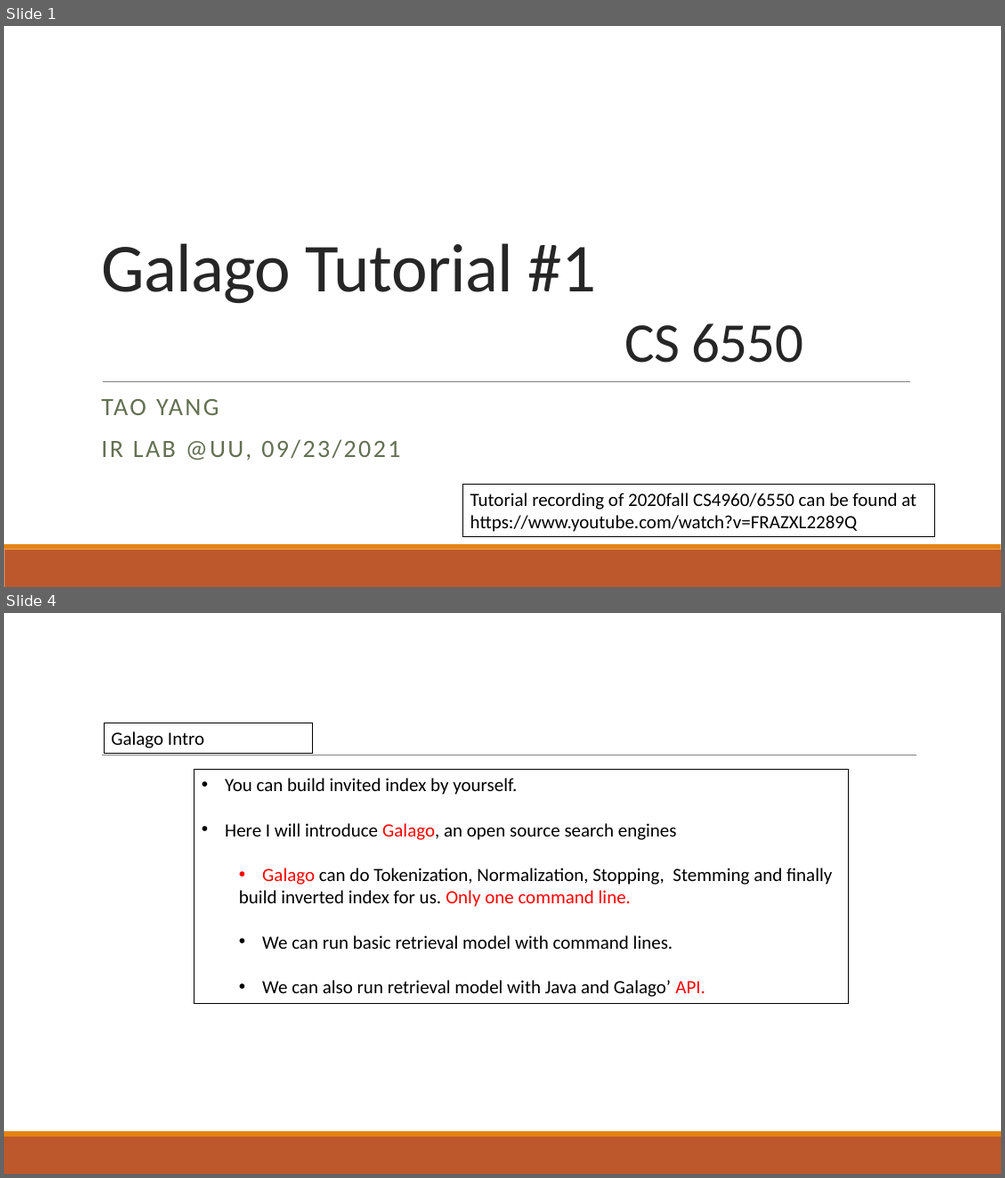
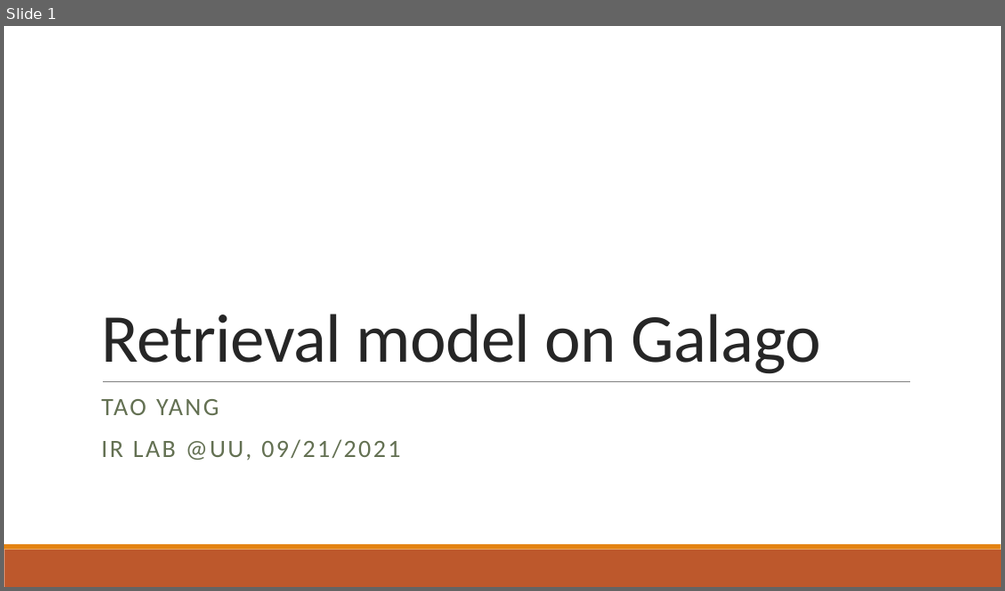
Before and after one commit to Taosheng-ty/CS_6550_galago_tutorial, a slide deck: tutorial_2.pptx. Shown one above the other, each under a label of ours: slides 1 and 4 before the commit, slide 1 after it; the slides between them are not shown. The pictures are 1005x1178 and 1005x591 pixels, drawn with LibreOffice and Linux fonts; fonts in the diff are those of the drawing. Boxes give left, top, right and bottom in pixels: in the first picture for what was removed or moved away, otherwise in the second. Text is boxed around its words. In the diff, an @@ line names an element or a change of style, - is before the commit and + after.

Commit message:
update tutorial_2

```diff
--- a/tutorial_2.pptx
+++ b/tutorial_2.pptx
@@ slide 4 removed at box(4, 613, 1001, 1174), background #FFFFFF; not listed: 2 template elements that a slide beside it also shows @@
@@ rectangle removed at box(104, 723, 312, 753) @@
-Galago Intro
@@ line removed from (102, 755) to (917, 755) @@
@@ rectangle removed at box(194, 770, 849, 1004) @@
-• You can build invited index by yourself.
-• Here I will introduce Galago, an open source search engines
-  • Galago can do Tokenization, Normalization, Stopping, Stemming and finally
-  build inverted index for us. Only one command line.
-  • We can run basic retrieval model with command lines.
-  • We can also run retrieval model with Java and Galago’ API.
@@ slide 1 changed as well @@
@@ title at box(101, 313, 821, 374): text changed @@
-Galago Tutorial #1
-CS 6550
+Retrieval model on Galago
@@ subtitle at box(101, 439, 400, 460): text changed @@
-IR LAB @UU, 09/23/2021
+IR LAB @UU, 09/21/2021
@@ rectangle removed at box(463, 483, 935, 537) @@
-Tutorial recording of 2020fall CS4960/6550 can be found at
-https://www.youtube.com/watch?v=FRAZXL2289Q
```
Also in this commit, not shown: 1 other slide changed, 4 slides added, 5 other slides removed.
